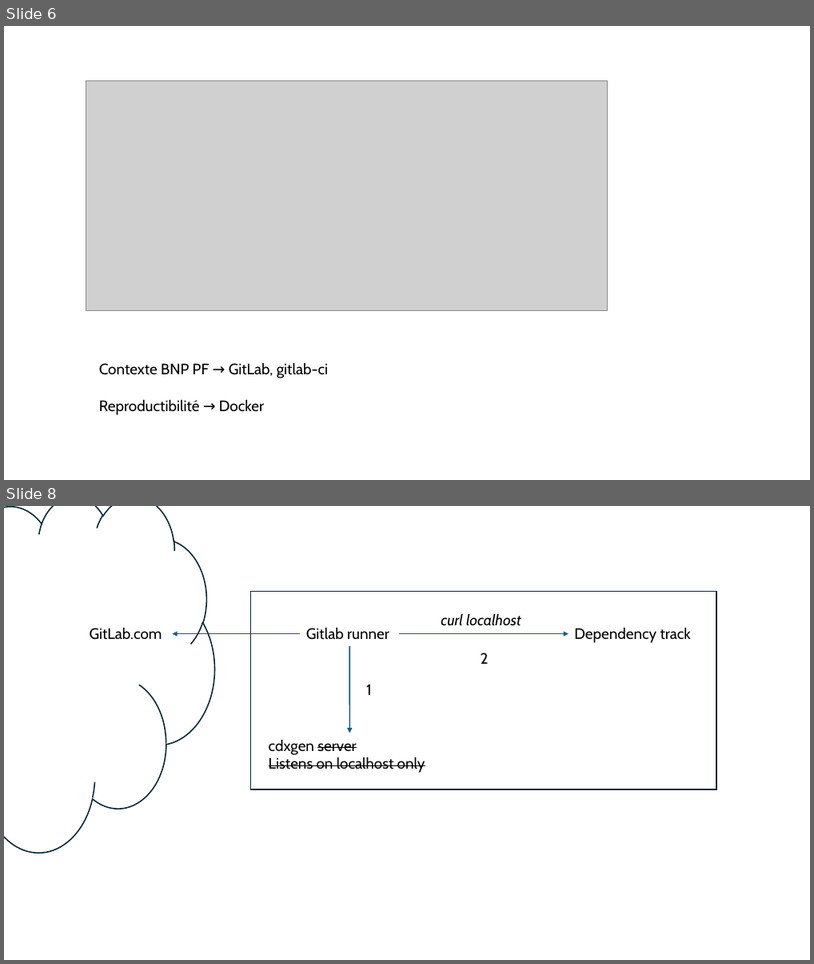
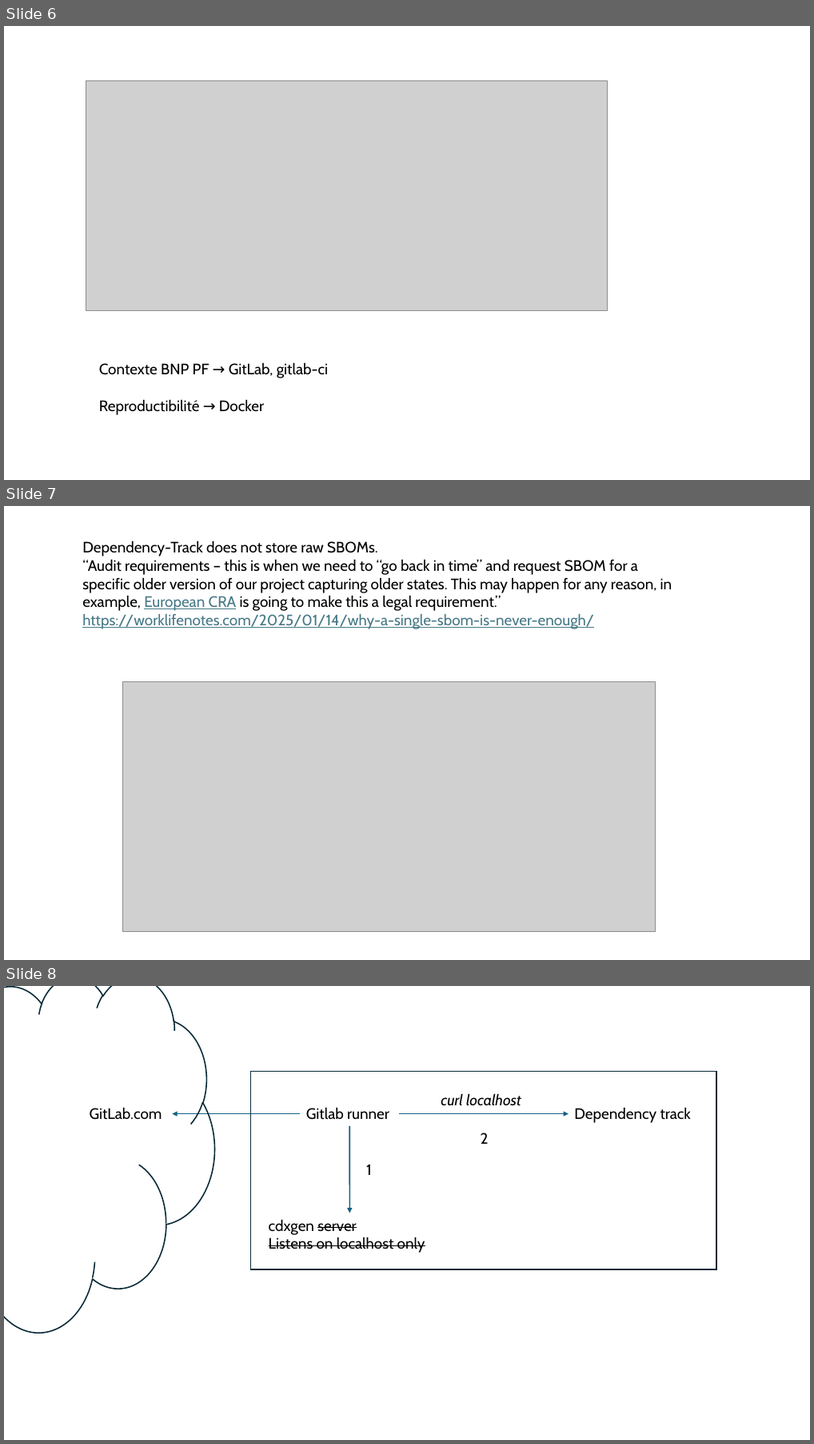
Before and after one commit to avergnaud/sboms, a slide deck: SBOM.pptx. Shown one above the other, each under a label of ours: slides 6 and 8 before the commit, slides 6, 7 and 8 after it; the slides between them are not shown. The pictures are 814x964 and 814x1444 pixels, drawn with LibreOffice and Linux fonts; fonts in the diff are those of the drawing; grey boxes stand for pictures. Boxes give left, top, right and bottom in pixels: in the first picture for what was removed or moved away, otherwise in the second. Text is boxed around its words. In the diff, an @@ line names an element or a change of style, - is before the commit and + after.

```diff
--- a/SBOM.pptx
+++ b/SBOM.pptx
@@ slide 7 added at (x1=4, y1=506, x2=810, y2=960), background #FFFFFF @@
@@ text added at (x1=82, y1=540, x2=673, y2=629), 18 pt, text #000000 @@
+Dependency-Track does not store raw SBOMs.
+“Audit requirements – this is when we need to “go back in time” and request SBOM for a specific older version of our project capturing older states. This may happen for any reason, in example, European CRA is going to make this a legal requirement.”
+https://worklifenotes.com/2025/01/14/why-a-single-sbom-is-never-enough/
@@ picture added at (x1=123, y1=681, x2=656, y2=932) @@
```
Also in this commit, not shown: 1 slide changed, 2 other slides added, 1 slide removed.
